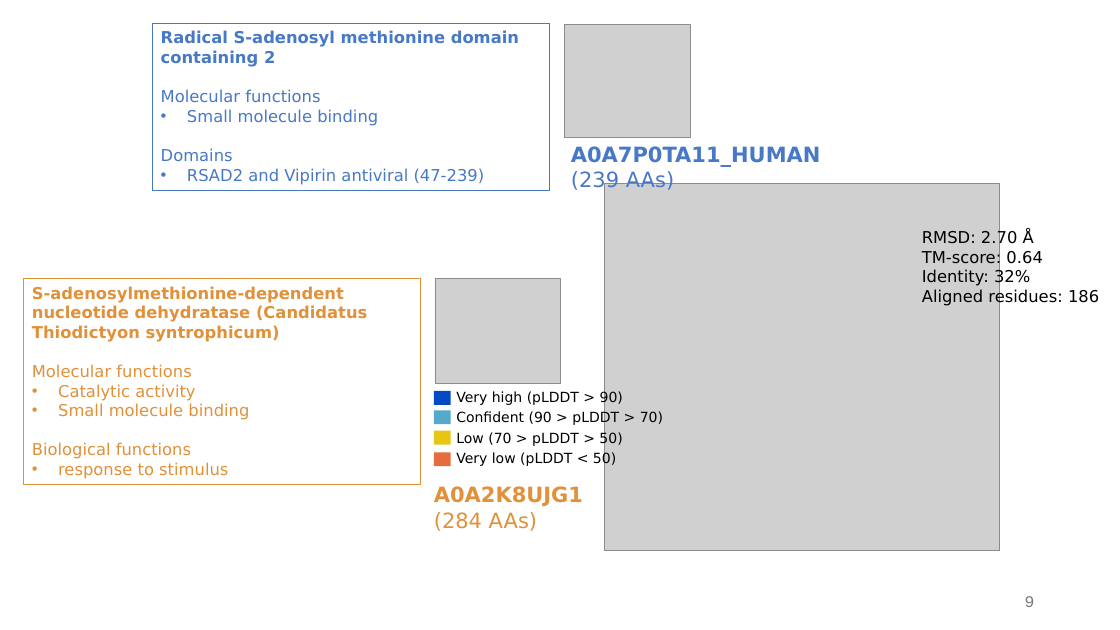
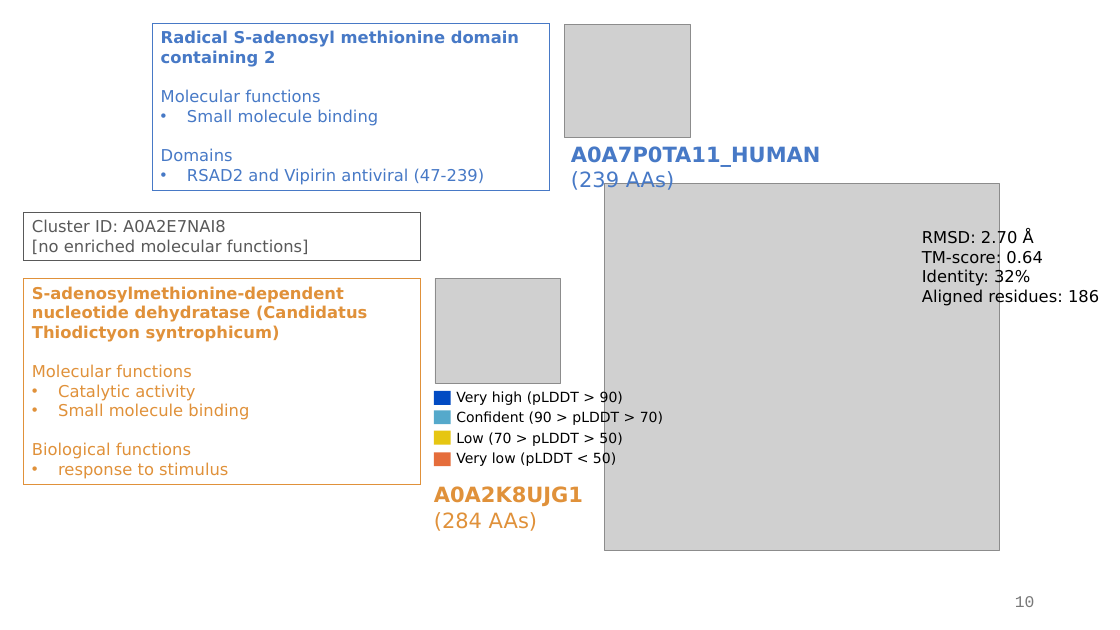
Before and after one commit to juliandeanmoran/BISSH, a slide deck: slide 10 of vis/reports/2026-02-19_projectUpdate_1_jmoran.pptx (slide 9 before the commit). Drawn at 1120x630 pixels with LibreOffice and Linux fonts; fonts in the diff are those of the drawing; grey boxes stand for pictures. Boxes give left, top, right and bottom in pixels: in the first picture for what was removed or moved away, otherwise in the second. Text is boxed around its words. In the diff, an @@ line names an element or a change of style, - is before the commit and + after.

Commit message:
Computed GO-term encrichment per cluster.

```diff
--- a/vis/reports/2026-02-19_projectUpdate_1_jmoran.pptx
+++ b/vis/reports/2026-02-19_projectUpdate_1_jmoran.pptx
@@ rectangle added at [24, 213, 421, 260], outline #595959 0.75 pt, 14 pt, text #595959 @@
+Cluster ID: A0A2E7NAI8
+[no enriched molecular functions]
@@ page number at [1015, 596, 1035, 607]: text changed @@
-9
+10
```
Also in this commit, not shown: 3 other slides changed, 1 slide added, 2 other files.
